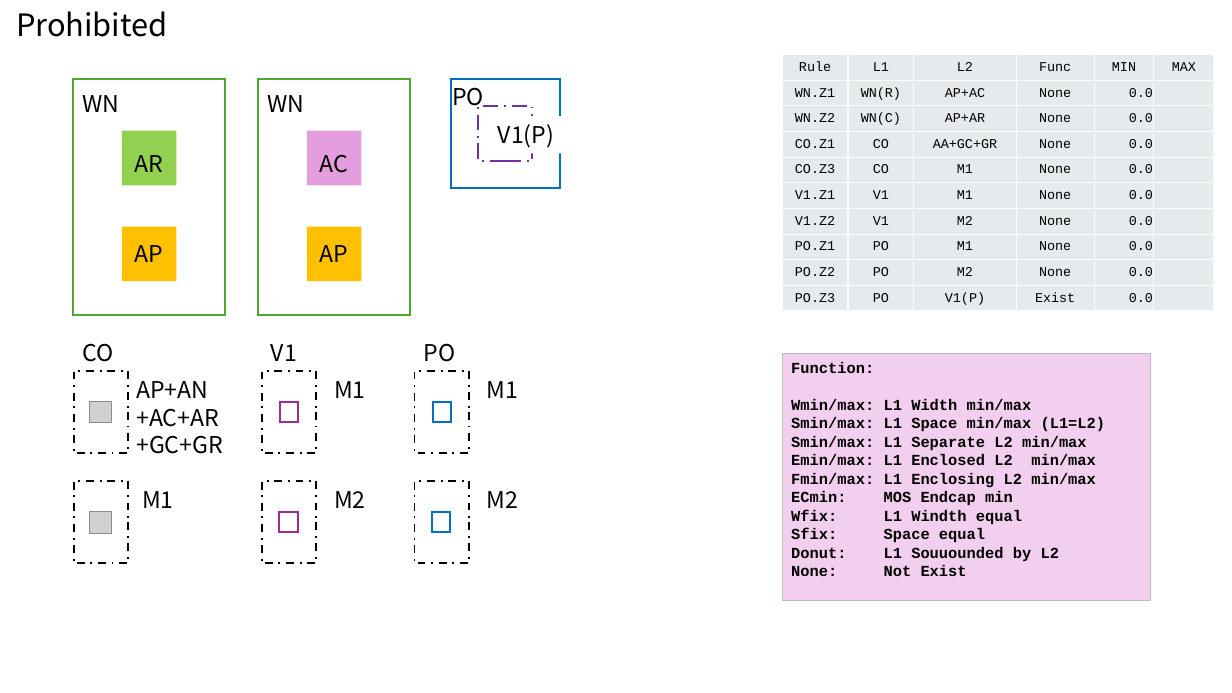
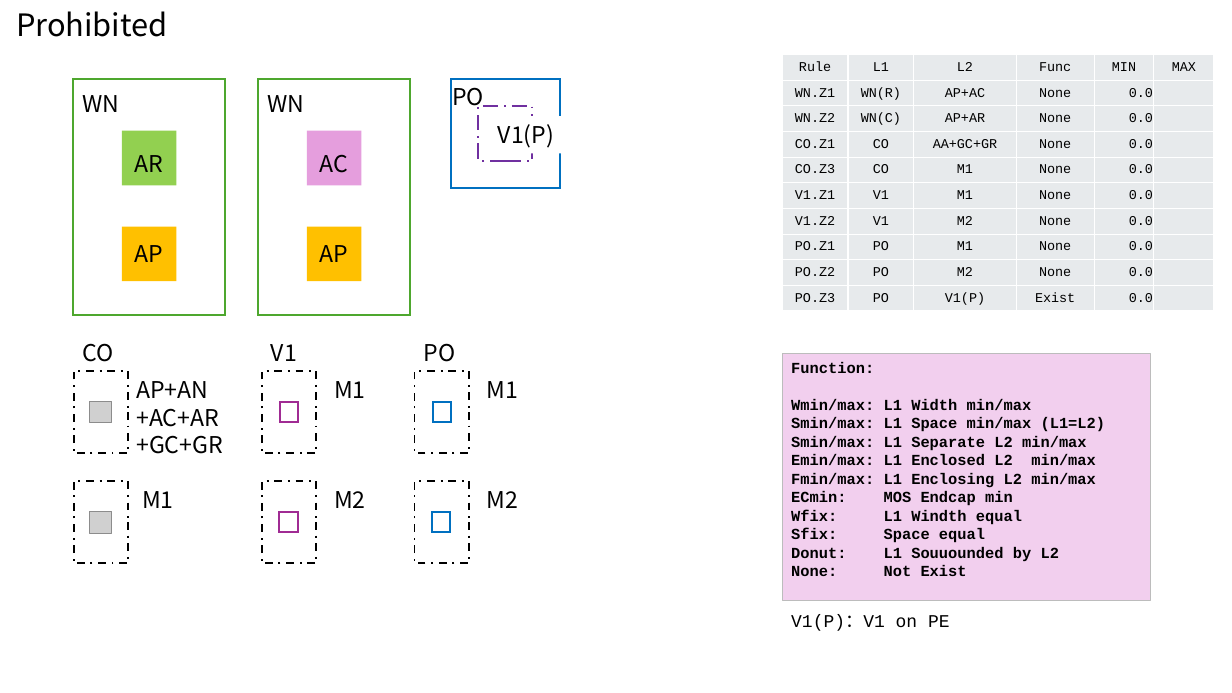
Before and after one commit to d-m-bailey/TR-1um, a slide deck: slide 3 of Document/TR-1um_DRC_summary.pptx. Drawn at 1232x693 pixels with LibreOffice and Linux fonts; fonts in the diff are those of the drawing; grey boxes stand for pictures. Boxes give left, top, right and bottom in pixels: in the first picture for what was removed or moved away, otherwise in the second. Text is boxed around its words. In the diff, an @@ line names an element or a change of style, - is before the commit and + after.

```diff
--- a/Document/TR-1um_DRC_summary.pptx
+++ b/Document/TR-1um_DRC_summary.pptx
@@ text added at bbox=[791, 615, 950, 631], 14 pt, text #000000 @@
+V1(P)：V1 on PE
```
Also in this commit, not shown: 9 other slides changed, 8 slides removed, 55 other files.
